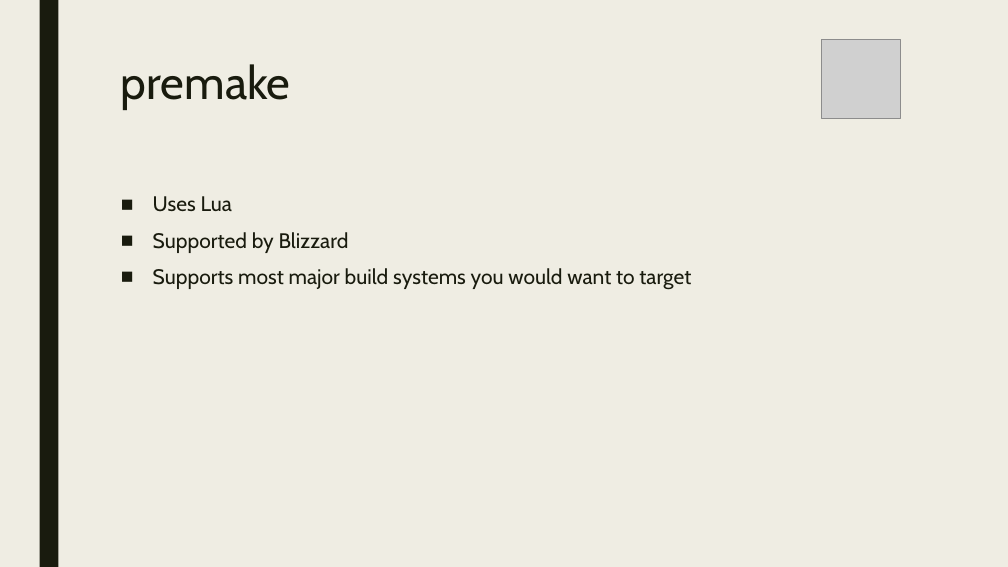
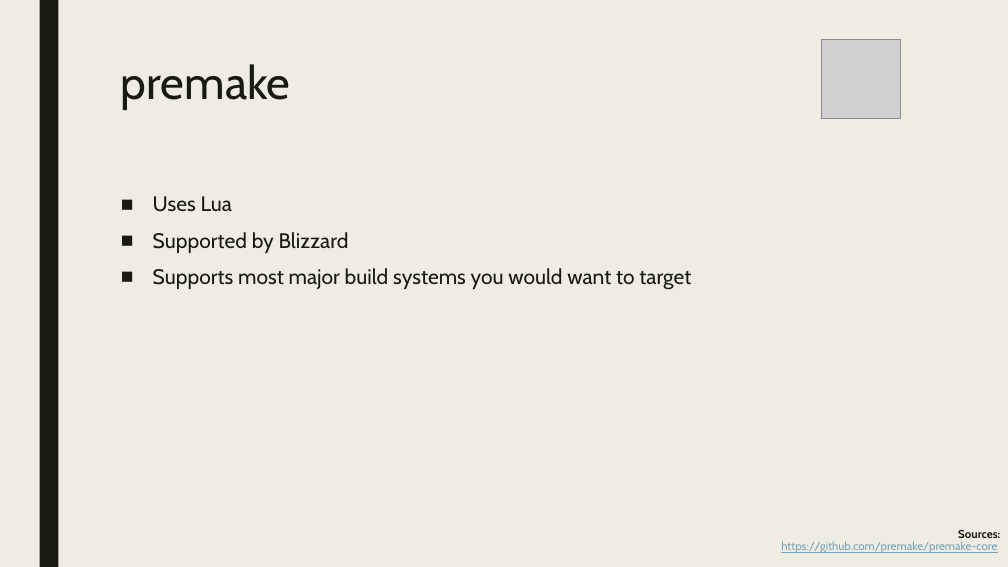
Before and after one commit to playmer/CMakePresentation, a slide deck: slide 6 of PreBuild Systems.pptx. Drawn at 1008x567 pixels with LibreOffice and Linux fonts; fonts in the diff are those of the drawing; grey boxes stand for pictures. Boxes give left, top, right and bottom in pixels: in the first picture for what was removed or moved away, otherwise in the second. Text is boxed around its words. In the diff, an @@ line names an element or a change of style, - is before the commit and + after.

```diff
--- a/PreBuild Systems.pptx
+++ b/PreBuild Systems.pptx
@@ text added at [781, 529, 1000, 553], 11 pt, text #77A2BB, underline @@
+Sources:
+https://github.com/premake/premake-core
```
Also in this commit, not shown: 12 other slides changed.
